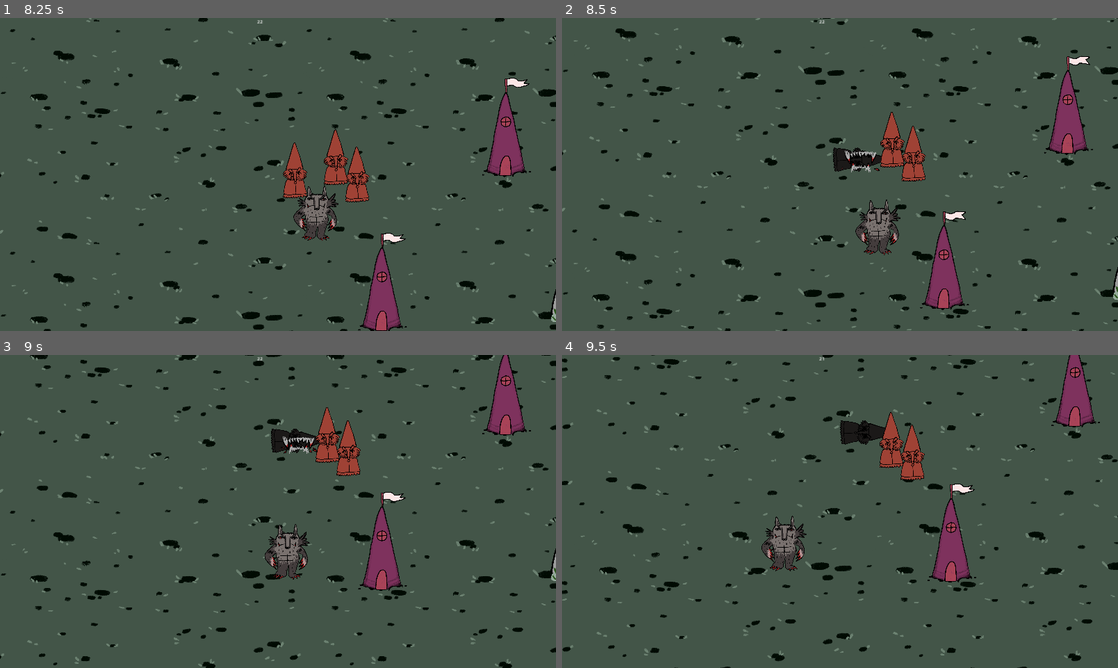
Above: before the commit, frames 1-4 (two rows, left to right).
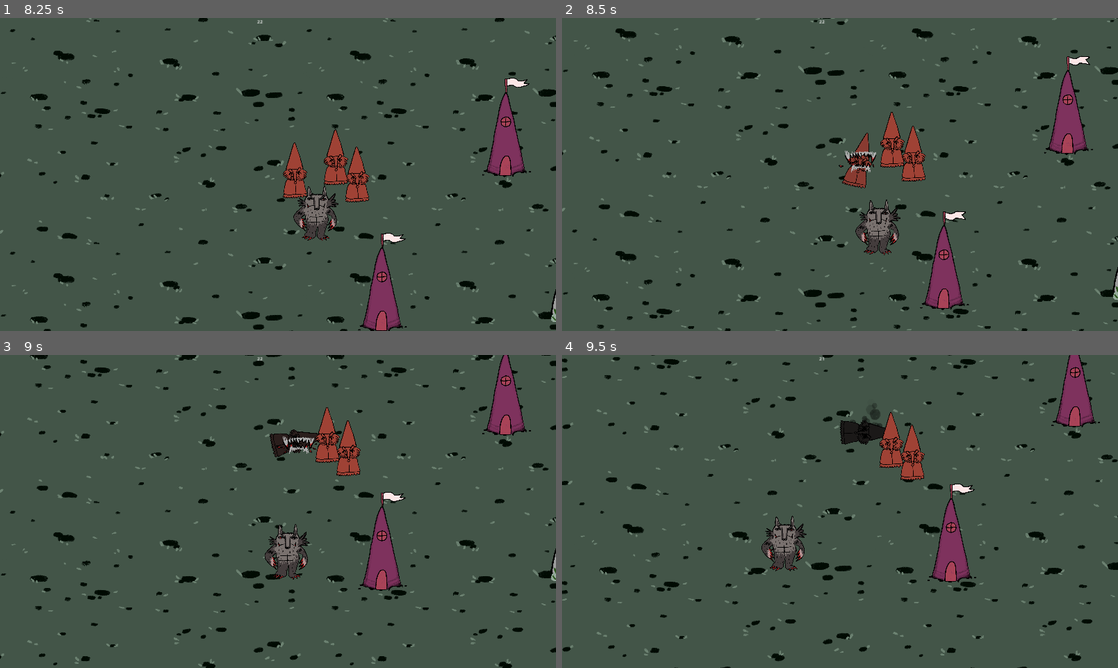
Above: after the commit, the same moments.

Repository: TheJP/GMTKGameJam2023
Game: Godot game, scene res://main.tscn
Two runs of this game, one before a commit and one after it. Both use one fixed random seed, a clock stepped at 60 frames per second and the inputs below.
Inputs (mouse positions are in pixels of both pictures, inside the frame that each line leads up to):
- Up to frame 1 (8.25 s): tap Enter at 0.5 s; move the mouse to (261, 24) at 0.52 s; press the mouse at (261, 24) at 0.53 s; hold D (move_right) 0.53-1.28 s; move the mouse to (166, 190) at 1.27 s; release the mouse at (166, 190) at 1.28 s; hold S (move_down) 1.28-2.03 s; click (166, 190) at 1.35 s; move the mouse to (333, 105) at 2.02 s; press the mouse at (333, 105) at 2.03 s; hold D (move_right) 2.03-2.78 s; move the mouse to (250, 237) at 2.77 s; release the mouse at (250, 237) at 2.78 s; hold W (move_up) 2.78-3.53 s; click (250, 237) at 2.85 s; move the mouse to (444, 221) at 3.52 s; press the mouse at (444, 221) at 3.53 s; hold A (move_left) 3.53-5.03 s; move the mouse to (111, 127) at 4.27 s; release the mouse at (111, 127) at 4.28 s; click (111, 127) at 4.35 s; move the mouse to (305, 174) at 5.02 s; press the mouse at (305, 174) at 5.03 s; hold S (move_down) 5.03-5.78 s; move the mouse to (194, 96) at 5.77 s; release the mouse at (194, 96) at 5.78 s; hold D (move_right) 5.78-6.53 s; click (194, 96) at 5.85 s; move the mouse to (400, 158) at 6.52 s; press the mouse at (400, 158) at 6.53 s; hold W (move_up) 6.53-7.28 s; move the mouse to (166, 190) at 7.27 s; release the mouse at (166, 190) at 7.28 s; hold D (move_right) 7.28-8.03 s; click (166, 190) at 7.35 s; move the mouse to (333, 105) at 8.02 s; press the mouse at (333, 105) at 8.03 s; hold S (move_down) from 8.03 s (still down)
- Up to frame 2 (8.5 s): keep holding S (move_down)
- Up to frame 3 (9 s): move the mouse to (250, 574) at 8.77 s; release S (move_down) at 8.78 s; release the mouse at (250, 574) at 8.78 s; hold A (move_left) from 8.78 s (still down); click (250, 574) at 8.85 s
- Up to frame 4 (9.5 s): keep holding A (move_left)

Frame 1 is identical in both runs. In frame 2, 0.6% of the frame differs, in the area x 48-58%, y 36-55%; in frame 3, 0.2%; in frame 4, less than 0.1%.

Commit message:
Added Particles to Corpse

Diff:
--- a/GMTKGameJam2023/Enemy/enemy.tscn
+++ b/GMTKGameJam2023/Enemy/enemy.tscn
@@ -26,10 +26,12 @@
 texture = ExtResource("3_63ahh")
 
 [node name="CollisionShape2D" type="CollisionShape2D" parent="."]
+visible = false
 position = Vector2(-1, -11)
 shape = SubResource("CapsuleShape2D_gqael")
 
 [node name="AttackEnemy" parent="." instance=ExtResource("4_xlu0q")]
+visible = false
 
 [node name="DeathBehaviour" type="Node" parent="."]
 script = ExtResource("5_ku71t")
--- a/GMTKGameJam2023/Enemy/enemy_corpse.tscn
+++ b/GMTKGameJam2023/Enemy/enemy_corpse.tscn
@@ -1,39 +1,177 @@
-[gd_scene load_steps=3 format=3 uid="uid://nyar4j337v8u"]
+[gd_scene load_steps=8 format=3 uid="uid://nyar4j337v8u"]
 
 [ext_resource type="Texture2D" uid="uid://bn7m6cnvlexvu" path="res://Assets/Enemy/Enemy_A.png" id="1_vn68c"]
 [ext_resource type="Texture2D" uid="uid://dh7c0igroi4lt" path="res://Assets/Particles/particle_6.png" id="2_w0d72"]
+[ext_resource type="Texture2D" uid="uid://cnbkix78b10ag" path="res://Assets/Particles/particle_8.png" id="3_26f0p"]
+
+[sub_resource type="Animation" id="Animation_6ahsw"]
+resource_name = "becoming_corpse_animation"
+length = 2.3
+tracks/0/type = "value"
+tracks/0/imported = false
+tracks/0/enabled = true
+tracks/0/path = NodePath(".:modulate")
+tracks/0/interp = 1
+tracks/0/loop_wrap = true
+tracks/0/keys = {
+"times": PackedFloat32Array(0, 0.7),
+"transitions": PackedFloat32Array(1, 1),
+"update": 0,
+"values": [Color(1, 0.439216, 0.368627, 1), Color(0.168627, 0.168627, 0.168627, 1)]
+}
+tracks/1/type = "value"
+tracks/1/imported = false
+tracks/1/enabled = true
+tracks/1/path = NodePath(".:rotation")
+tracks/1/interp = 1
+tracks/1/loop_wrap = true
+tracks/1/keys = {
+"times": PackedFloat32Array(0, 0.7),
+"transitions": PackedFloat32Array(1, 1),
+"update": 0,
+"values": [0.0, 1.5708]
+}
+tracks/2/type = "value"
+tracks/2/imported = false
+tracks/2/enabled = true
+tracks/2/path = NodePath("Container:modulate")
+tracks/2/interp = 1
+tracks/2/loop_wrap = true
+tracks/2/keys = {
+"times": PackedFloat32Array(0, 0.4),
+"transitions": PackedFloat32Array(1, 1),
+"update": 0,
+"values": [Color(1, 1, 1, 0), Color(1, 1, 1, 1)]
+}
+tracks/3/type = "value"
+tracks/3/imported = false
+tracks/3/enabled = true
+tracks/3/path = NodePath("CPUParticles2D:modulate")
+tracks/3/interp = 1
+tracks/3/loop_wrap = true
+tracks/3/keys = {
+"times": PackedFloat32Array(0.8, 1.2, 2.3),
+"transitions": PackedFloat32Array(1, 1, 1),
+"update": 0,
+"values": [Color(1, 1, 1, 0), Color(1, 1, 1, 1), Color(1, 1, 1, 0)]
+}
+
+[sub_resource type="Animation" id="Animation_a21fn"]
+length = 0.001
+tracks/0/type = "value"
+tracks/0/imported = false
+tracks/0/enabled = true
+tracks/0/path = NodePath(".:modulate")
+tracks/0/interp = 1
+tracks/0/loop_wrap = true
+tracks/0/keys = {
+"times": PackedFloat32Array(0),
+"transitions": PackedFloat32Array(1),
+"update": 0,
+"values": [Color(0.168627, 0.168627, 0.168627, 1)]
+}
+tracks/1/type = "value"
+tracks/1/imported = false
+tracks/1/enabled = true
+tracks/1/path = NodePath(".:rotation")
+tracks/1/interp = 1
+tracks/1/loop_wrap = true
+tracks/1/keys = {
+"times": PackedFloat32Array(0),
+"transitions": PackedFloat32Array(1),
+"update": 0,
+"values": [0.0]
+}
+tracks/2/type = "value"
+tracks/2/imported = false
+tracks/2/enabled = true
+tracks/2/path = NodePath("Container:modulate")
+tracks/2/interp = 1
+tracks/2/loop_wrap = true
+tracks/2/keys = {
+"times": PackedFloat32Array(0),
+"transitions": PackedFloat32Array(1),
+"update": 0,
+"values": [Color(1, 1, 1, 1)]
+}
+tracks/3/type = "value"
+tracks/3/imported = false
+tracks/3/enabled = true
+tracks/3/path = NodePath("CPUParticles2D:modulate")
+tracks/3/interp = 1
+tracks/3/loop_wrap = true
+tracks/3/keys = {
+"times": PackedFloat32Array(0),
+"transitions": PackedFloat32Array(1),
+"update": 0,
+"values": [Color(1, 1, 1, 1)]
+}
+
+[sub_resource type="AnimationLibrary" id="AnimationLibrary_ny2uj"]
+_data = {
+"RESET": SubResource("Animation_a21fn"),
+"becoming_corpse_animation": SubResource("Animation_6ahsw")
+}
+
+[sub_resource type="Gradient" id="Gradient_wn38q"]
+offsets = PackedFloat32Array(0.787293, 1)
+colors = PackedColorArray(0, 0, 0, 1, 1, 1, 1, 0)
 
 [node name="EnemyCorpse" type="Sprite2D"]
 modulate = Color(0.168627, 0.168627, 0.168627, 1)
 z_index = -5
-rotation = 1.5708
 scale = Vector2(0.15, 0.15)
 texture = ExtResource("1_vn68c")
 
-[node name="Sprite2D" type="Sprite2D" parent="."]
+[node name="Container" type="Container" parent="."]
+offset_right = 40.0
+offset_bottom = 40.0
+
+[node name="Sprite2D" type="Sprite2D" parent="Container"]
 modulate = Color(0, 0, 0, 1)
 position = Vector2(-99.9997, 86.667)
 rotation = 0.307178
 scale = Vector2(5, 5)
 texture = ExtResource("2_w0d72")
 
-[node name="Sprite2D2" type="Sprite2D" parent="."]
+[node name="Sprite2D2" type="Sprite2D" parent="Container"]
 modulate = Color(0, 0, 0, 1)
 position = Vector2(-99.9997, 86.667)
 rotation = 1.86227
 scale = Vector2(5, 5)
 texture = ExtResource("2_w0d72")
 
-[node name="Sprite2D3" type="Sprite2D" parent="."]
+[node name="Sprite2D3" type="Sprite2D" parent="Container"]
 modulate = Color(0, 0, 0, 1)
 position = Vector2(73.3336, 79.9997)
 rotation = 0.307178
 scale = Vector2(5, 5)
 texture = ExtResource("2_w0d72")
 
-[node name="Sprite2D4" type="Sprite2D" parent="."]
+[node name="Sprite2D4" type="Sprite2D" parent="Container"]
 modulate = Color(0, 0, 0, 1)
 position = Vector2(86.6669, 73.333)
 rotation = 1.86227
 scale = Vector2(5, 5)
 texture = ExtResource("2_w0d72")
+
+[node name="AnimationPlayer" type="AnimationPlayer" parent="."]
+autoplay = "becoming_corpse_animation"
+libraries = {
+"": SubResource("AnimationLibrary_ny2uj")
+}
+
+[node name="CPUParticles2D" type="CPUParticles2D" parent="."]
+z_index = -1
+position = Vector2(-100, 100)
+amount = 20
+lifetime = 0.8
+speed_scale = 0.8
+texture = ExtResource("3_26f0p")
+emission_shape = 3
+emission_rect_extents = Vector2(80, 500)
+direction = Vector2(0, -1)
+gravity = Vector2(0, -200)
+scale_amount_min = 0.5
+color = Color(0, 0, 0, 0.580392)
+color_ramp = SubResource("Gradient_wn38q")
